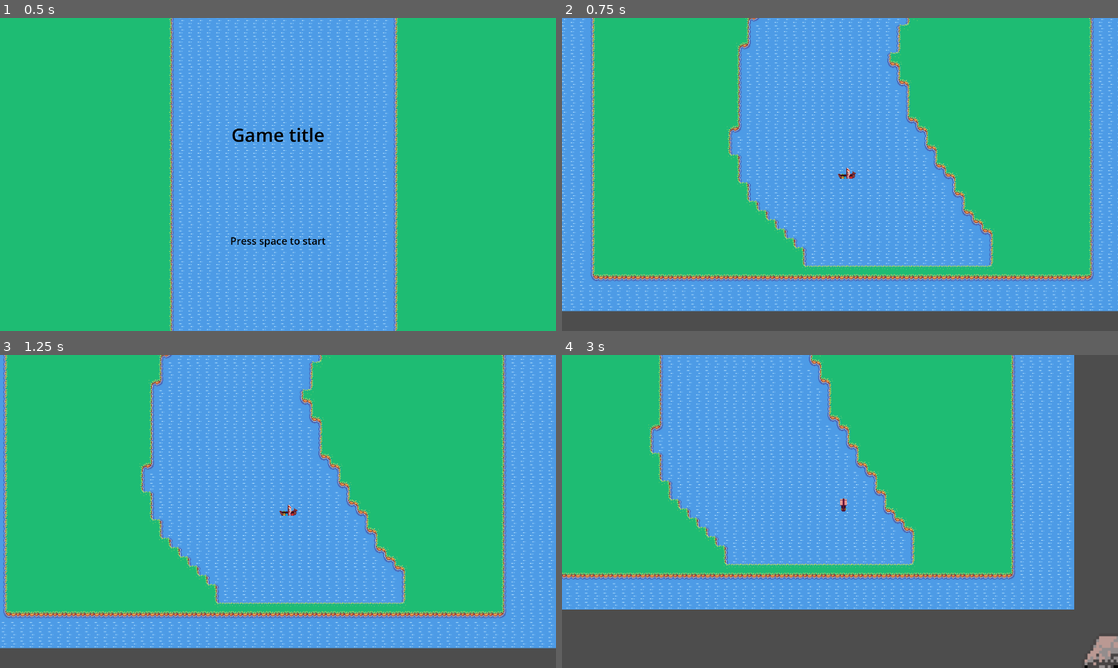
Above: before the commit, frames 1-4 (two rows, left to right).
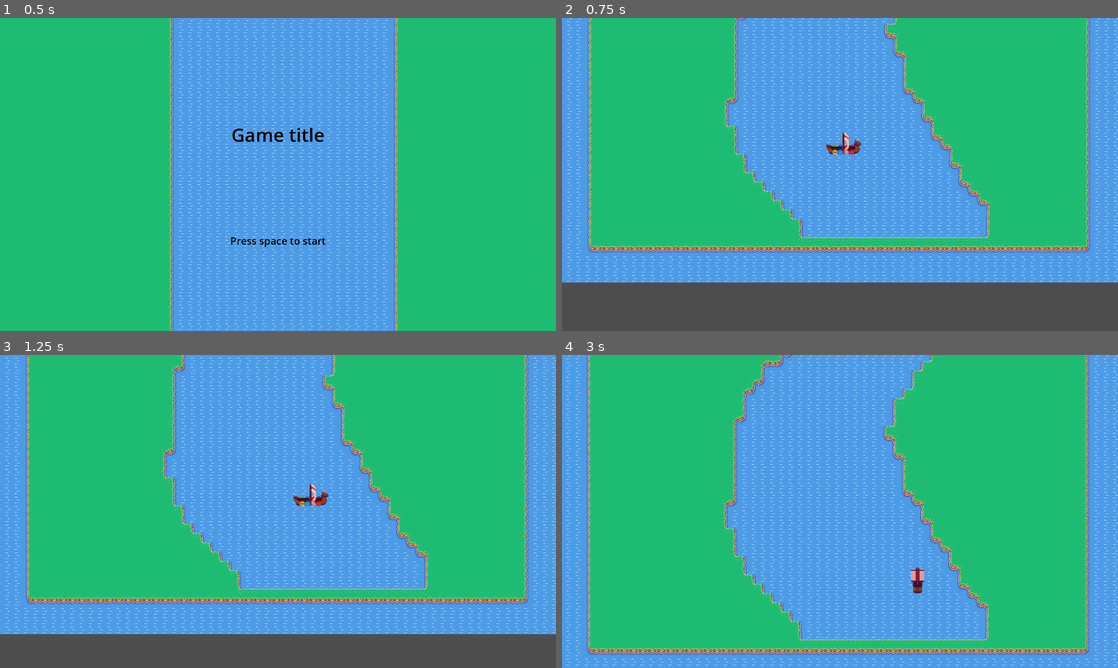
Above: after the commit, the same moments.

Repository: leonblum1208/nl_game_jam_3
Game: Godot game, scene res://scenes/ui/MainMenu.tscn
The game is run twice, just before and just after one commit, with the same random seed, the same clock (stepped at 60 frames per second) and the same inputs.
Inputs:
- Up to frame 1 (0.5 s): no input
- Up to frame 2 (0.75 s): tap Space (ui_select) at 0.5, 0.6 s; hold Right (ui_right) from 0.53 s (still down)
- Up to frame 3 (1.25 s): keep holding Right (ui_right); tap Space (ui_select) at 0.77, 1.07 s
- Up to frame 4 (3 s): release Right (ui_right) at 1.28 s; hold Down (ui_down) 1.28-2.03 s; tap Space (ui_select) at 1.35, 1.52, 1.82, 2.1, 2.85 s; hold Right (ui_right) 2.03-2.78 s; hold Up (ui_up) from 2.78 s (still down)

Frame 1 is identical in both runs. In frame 2, 29% of the frame differs, in the area x 0-100%, y 0-94%; in frame 3, 32%; in frame 4, 62%, in the area x 0-100%, y 0-100%.

Commit message:
sliding window and damage

Diff:
--- a/scenes/characters/Ship.tscn
+++ b/scenes/characters/Ship.tscn
@@ -4,10 +4,11 @@
 [ext_resource type="Texture2D" uid="uid://ce5uuuoerb6ox" path="res://sprites/Ship/ship1.png" id="2_xl753"]
 
 [sub_resource type="CapsuleShape2D" id="CapsuleShape2D_xl753"]
-height = 48.0
+height = 46.0
 
 [node name="Ship" type="CharacterBody2D"]
-scale = Vector2(0.5, 0.5)
+collision_layer = 3
+collision_mask = 3
 script = ExtResource("1_gjfe0")
 
 [node name="ShipSprite" type="Sprite2D" parent="."]
--- a/scenes/characters/ship.gd
+++ b/scenes/characters/ship.gd
@@ -3,8 +3,11 @@
 @onready var ship_0 = $ShipSprite
 @export var speed = 100
 
+var is_damage_immune: bool = false
+
 @onready var sprite = $ShipSprite
 var boat_images : Array[Texture2D] = []
+
 
 func _ready():
 	for i in 16:
@@ -19,6 +22,26 @@
 		rotation = velocity.angle() + deg_to_rad(90)
 	select_sprite()
 	move_and_slide()
+	handle_damaging_collisions()
+
+func handle_damaging_collisions():
+	for i in get_slide_collision_count():
+		var collision:KinematicCollision2D = get_slide_collision(i)
+		if collision.get_collider().name == "SlidingWindow":
+			handle_damage(20)
+
+func handle_damage(damage):
+	if not is_damage_immune:
+		GameState.health -= 10
+		is_damage_immune = true
+		sprite.modulate = Color(1, 0, 0)
+		await get_tree().create_timer(0.4).timeout
+		sprite.modulate = Color(1, 1, 1, 1)
+		await get_tree().create_timer(0.4).timeout
+		sprite.modulate = Color(1, 0, 0)
+		await get_tree().create_timer(0.4).timeout
+		sprite.modulate = Color(1, 1, 1, 1)
+		is_damage_immune = false
 
 func select_sprite():
 	var angle_deg = int(rad_to_deg(rotation)) % 360
--- a/scenes/globals/GameState.gd
+++ b/scenes/globals/GameState.gd
@@ -2,6 +2,11 @@
 
 var levelsCompleted = []
 var money = 700
+
+var health:float = 100:
+	set(value):
+		health = value
+		print("Boats health is: %d" % [health])
 var upgrades: Dictionary[String, int] = {
 	"Speed": 0,
 	"Money": 0,
--- a/scenes/levels/Level.tscn
+++ b/scenes/levels/Level.tscn
@@ -13,7 +13,3 @@
 
 [node name="Ship" parent="." instance=ExtResource("1_mn00y")]
 position = Vector2(-20, -60)
-
-[node name="Camera2D" type="Camera2D" parent="Ship"]
-zoom = Vector2(2, 2)
-position_smoothing_enabled = true
--- /dev/null
+++ b/scenes/levels/sliding_window.gd
@@ -0,0 +1,6 @@
+extends Camera2D
+@onready var body:StaticBody2D = $SlidingWindow
+
+
+func _physics_process(delta: float) -> void:
+	body.global_rotation = 3*PI/2
--- /dev/null
+++ b/scenes/levels/sliding_window.tscn
@@ -0,0 +1,18 @@
+[gd_scene load_steps=3 format=3 uid="uid://bypbr28dlfhr8"]
+
+[ext_resource type="Script" uid="uid://detbrut3av88c" path="res://scenes/levels/sliding_window.gd" id="1_ainvh"]
+
+[sub_resource type="WorldBoundaryShape2D" id="WorldBoundaryShape2D_djs6l"]
+normal = Vector2(1, 0)
+
+[node name="SlidingWindow" type="Camera2D"]
+zoom = Vector2(2, 2)
+script = ExtResource("1_ainvh")
+
+[node name="SlidingWindow" type="StaticBody2D" parent="."]
+collision_layer = 2
+collision_mask = 2
+
+[node name="SlidingWindow" type="CollisionShape2D" parent="SlidingWindow"]
+position = Vector2(-270, 0)
+shape = SubResource("WorldBoundaryShape2D_djs6l")
--- /dev/null
+++ b/scenes/objects/path_follow_2d.gd
@@ -0,0 +1,6 @@
+extends PathFollow2D
+
+var speed = 50
+
+func _process(delta):
+	progress += speed * delta
--- a/scenes/objects/river_land_0.tscn
+++ b/scenes/objects/river_land_0.tscn
@@ -1,7 +1,9 @@
-[gd_scene load_steps=5 format=4 uid="uid://ddv46mqqfqt2o"]
+[gd_scene load_steps=7 format=4 uid="uid://ddv46mqqfqt2o"]
 
 [ext_resource type="TileSet" uid="uid://kvu55xeebqen" path="res://scenes/objects/river_land_tileset.tres" id="1_3yp7r"]
 [ext_resource type="PackedScene" uid="uid://bnsxcansar7fc" path="res://scenes/characters/Ship.tscn" id="2_4umai"]
+[ext_resource type="Script" uid="uid://b7tweus2rhm1e" path="res://scenes/objects/path_follow_2d.gd" id="2_d054v"]
+[ext_resource type="PackedScene" uid="uid://bypbr28dlfhr8" path="res://scenes/levels/sliding_window.tscn" id="3_04kny"]
 
 [sub_resource type="RectangleShape2D" id="RectangleShape2D_3yp7r"]
 size = Vector2(346, 39)
@@ -33,8 +35,13 @@
 [node name="Path2D" type="Path2D" parent="."]
 curve = SubResource("Curve2D_d054v")
 
+[node name="PathFollow2D" type="PathFollow2D" parent="Path2D"]
+position = Vector2(-1, 866)
+rotation = -1.56996
+loop = false
+script = ExtResource("2_d054v")
+
+[node name="SlidingWindow" parent="Path2D/PathFollow2D" instance=ExtResource("3_04kny")]
+
 [node name="Ship" parent="." instance=ExtResource("2_4umai")]
 position = Vector2(-1, 863)
-
-[node name="Camera2D" type="Camera2D" parent="Ship"]
-zoom = Vector2(4, 4)
--- a/scenes/objects/river_land_1.tscn
+++ b/scenes/objects/river_land_1.tscn
@@ -1,9 +1,29 @@
-[gd_scene load_steps=2 format=4 uid="uid://d4fjwoea37i2e"]
+[gd_scene load_steps=5 format=4 uid="uid://d4fjwoea37i2e"]
 
 [ext_resource type="TileSet" uid="uid://kvu55xeebqen" path="res://scenes/objects/river_land_tileset.tres" id="1_7lc10"]
+[ext_resource type="Script" uid="uid://b7tweus2rhm1e" path="res://scenes/objects/path_follow_2d.gd" id="2_djs6l"]
+[ext_resource type="PackedScene" uid="uid://bypbr28dlfhr8" path="res://scenes/levels/sliding_window.tscn" id="3_poer0"]
+
+[sub_resource type="Curve2D" id="Curve2D_7lc10"]
+_data = {
+"points": PackedVector2Array(0, 0, 0, 0, 0, 0, -14.8069, 106.765, 14.8069, -106.765, 10.3524, -224, -4.08466, 173.613, 4.08466, -173.613, 58.1278, -572, 41.3571, 126.963, -41.3571, -126.963, -51.2247, -1042, 0, 0, 0, 0, -9, -1439)
+}
+point_count = 5
 
 [node name="RiverLand1" type="Node2D"]
 
 [node name="TileMapLayer" type="TileMapLayer" parent="."]
 tile_map_data = PackedByteArray("AAD7/wQAAAACAAYAAAD6/wQAAAADAAcAAAD6/wMAAAACAAYAAAD5/wMAAAADAAcAAAD5/wIAAAACAAYAAAD4/w …(128720 unchanged characters)…
 tile_set = ExtResource("1_7lc10")
+
+[node name="Path2D" type="Path2D" parent="."]
+position = Vector2(-5.75104, 0)
+scale = Vector2(0.941909, 1)
+curve = SubResource("Curve2D_7lc10")
+
+[node name="PathFollow2D" type="PathFollow2D" parent="Path2D"]
+rotation = -1.52461
+loop = false
+script = ExtResource("2_djs6l")
+
+[node name="SlidingWindow" parent="Path2D/PathFollow2D" instance=ExtResource("3_poer0")]
Not shown, added: scenes/levels/sliding_window.gd.uid
Not shown, added: scenes/objects/path_follow_2d.gd.uid
